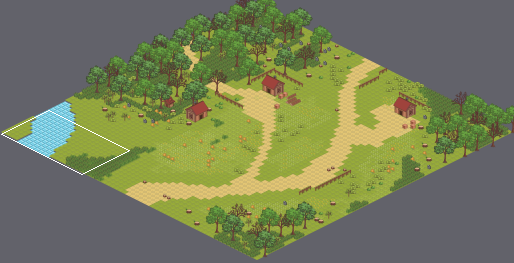
Level history. Tiled map: map/road.tmx. The first picture is a wide view before the edit; the outline marks the close-up.
Close-up. Old version:
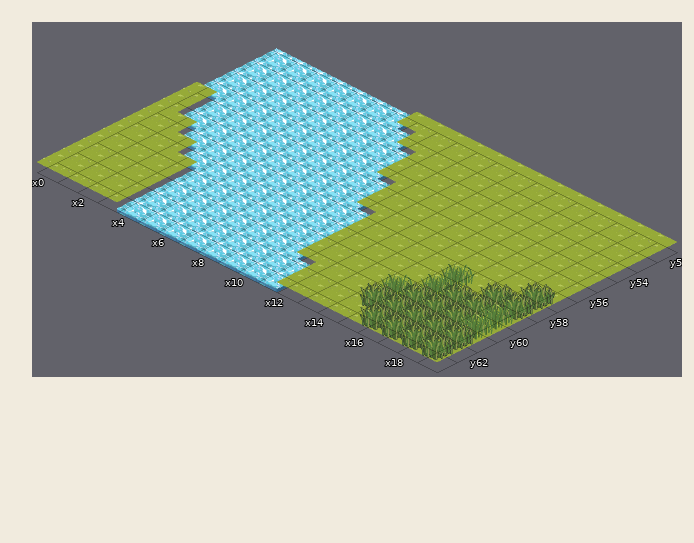
Cells are 64x32 px. Isometric: x runs down to the right, y down to the left. Shown: x 0..19, y 52..63. The commit also changed other parts of the map, which this record leaves out.
Once edited:
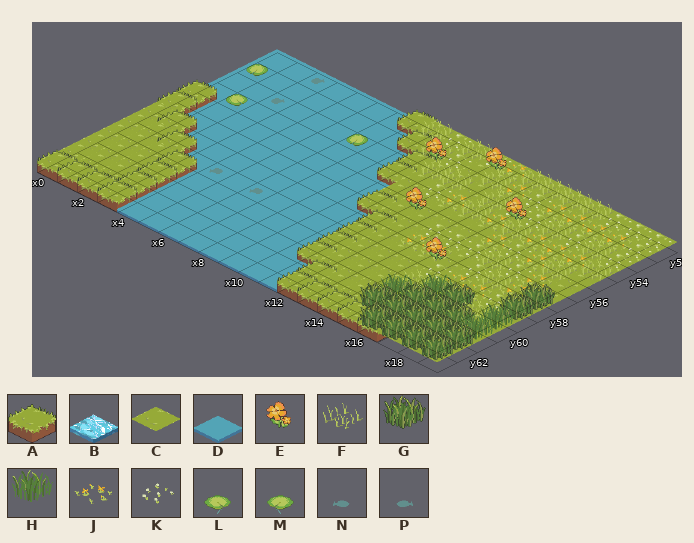
Key: from "map": A 0 "grass (3)", B 3 "grass (10)", C 7 "grass", D 8 "grass (2)"; from "small-obj": E 4 "grass (13)", F 20 "weed (2)", G 21 "weed", H 22 "weed (3)", J 23 "flower-small", K 24 "flower-small (2)", L 32 "water", M 32 flipped left-right "water", N 33 "water (2)", P 33 flipped left-right "water (2)".
_ is an empty cell, . an unchanged one.
The exact change:
--- layer "タイル・レイヤー1"
@@ x 0..16 @@
-52 BBBBBBBC.........
-53 BBBBBBBBC........
-54 BBBBBBBBBC.......
-55 BBBBBBBBBC.......
-56 CBBBBBBBBB.......
-57 CBBBBBBBBBC......
-58 .CBBBBBBBBBC.....
-59 ..CBBBBBBBBC.....
-60 ...CBBBBBBBC.....
-61 ...CBBBBBBBC.....
-62 ...CBBBBBBBBC....
-63 CCCCBBBBBBBBCCCCC
+52 DDDDDDDA.........
+53 DDDDDDDDA........
+54 DDDDDDDDDA.......
+55 DDDDDDDDDA.......
+56 ADDDDDDDDD.......
+57 ADDDDDDDDDA......
+58 .ADDDDDDDDDA.....
+59 ..ADDDDDDDDA.....
+60 ...ADDDDDDDA.....
+61 ...ADDDDDDDA.....
+62 ...ADDDDDDDDA....
+63 AAAADDDDDDDDAAAAA
--- layer "タイル・レイヤー 2"
@@ x 0..19 @@
-52 .._.....____________
-53 _........__.________
-54 .._..._...__._______
-55 ._........._________
-56 ...............____.
-57 .............______.
-58 .............__.___.
-59 ...._._........_H_G.
-60 ..............._..G.
+52 ..P.....FKFKJFFFFKKK
+53 M........FK.FJKJJJJK
+54 ..P...M...FF.FKKFKFK
+55 .L.........KJFJFJJJF
+56 ...............JKJF.
+57 .............KKKFKJ.
+58 .............JJ.KFJ.
+59 ....N.N........KJJK.
+60 ...............F..F.
--- layer "タイル・レイヤー 3"
@@ x 9..14 @@
-52 .._...
-53 _.....
-54 ....._
+52 ..E...
+53 E.....
+54 .....E
@@ x 11..11 @@
-56 _
+56 E
@@ x 14..14 @@
-58 _
+58 E
Changed places in both close-ups, as pixel boxes (x1, y1, x2, y2):
changed: (37, 48, 672, 342)
